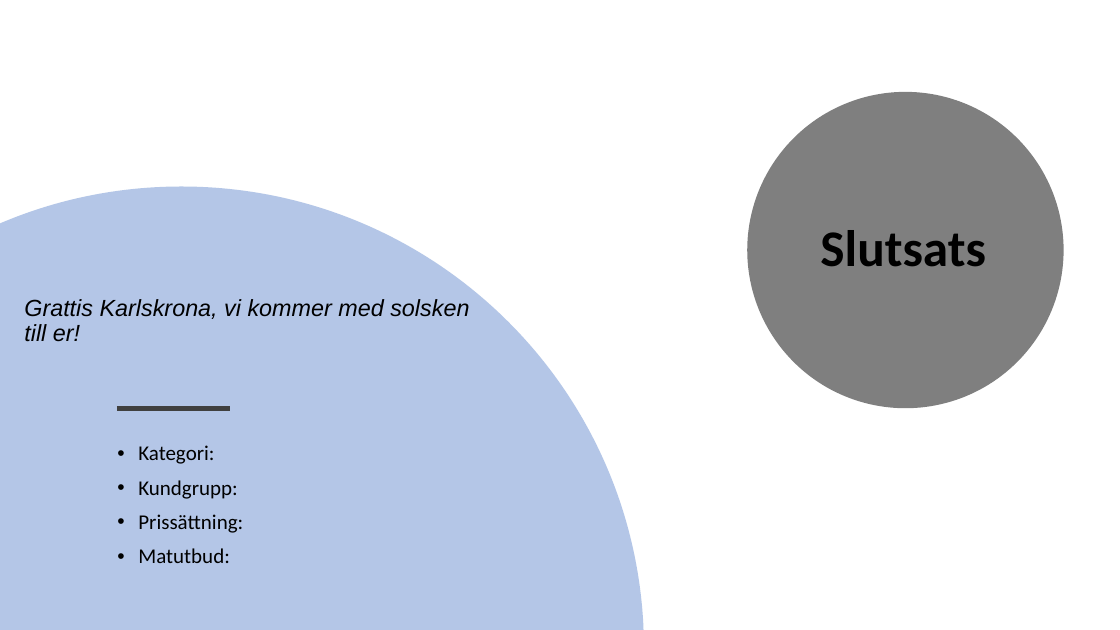
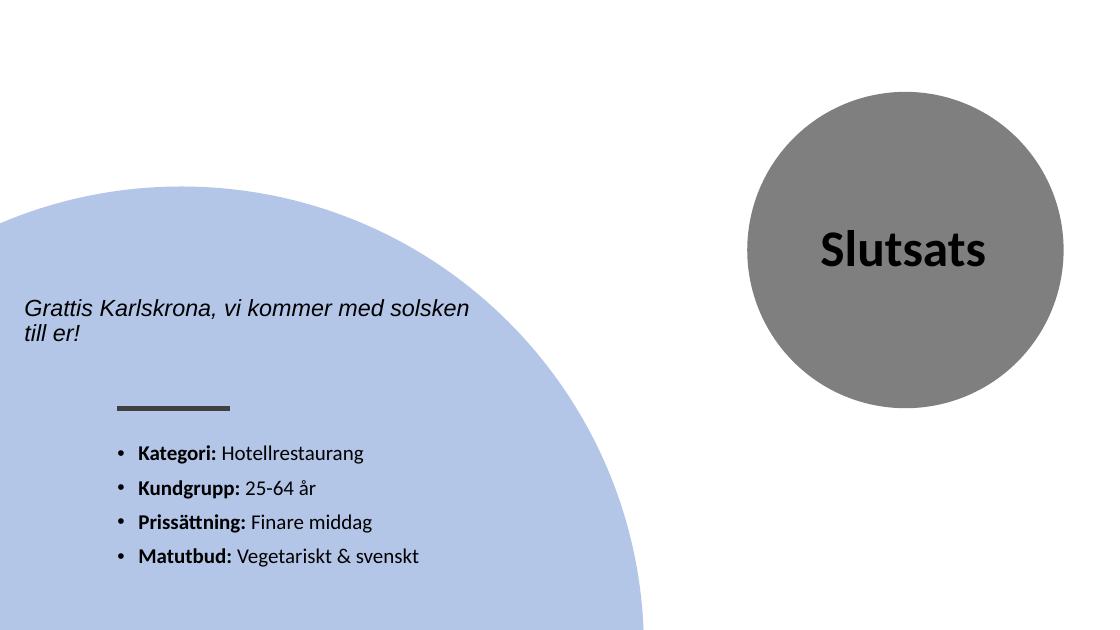
Before and after one commit to sobo1801/UnicornCo, a slide deck: slide 9 of Unicorn Co.pptx. Drawn at 1120x630 pixels with LibreOffice and Linux fonts; fonts in the diff are those of the drawing. Boxes give left, top, right and bottom in pixels: in the first picture for what was removed or moved away, otherwise in the second. Text is boxed around its words. In the diff, an @@ line names an element or a change of style, - is before the commit and + after.

```diff
--- a/Unicorn Co.pptx
+++ b/Unicorn Co.pptx
@@ text at <box>138,445,419,567</box>: text changed @@
-• Kategori:
-• Kundgrupp:
-• Prissättning:
-• Matutbud:
+• Kategori: Hotellrestaurang
+• Kundgrupp: 25-64 år
+• Prissättning: Finare middag
+• Matutbud: Vegetariskt & svenskt
```
Also in this commit, not shown: 3 other slides changed.
